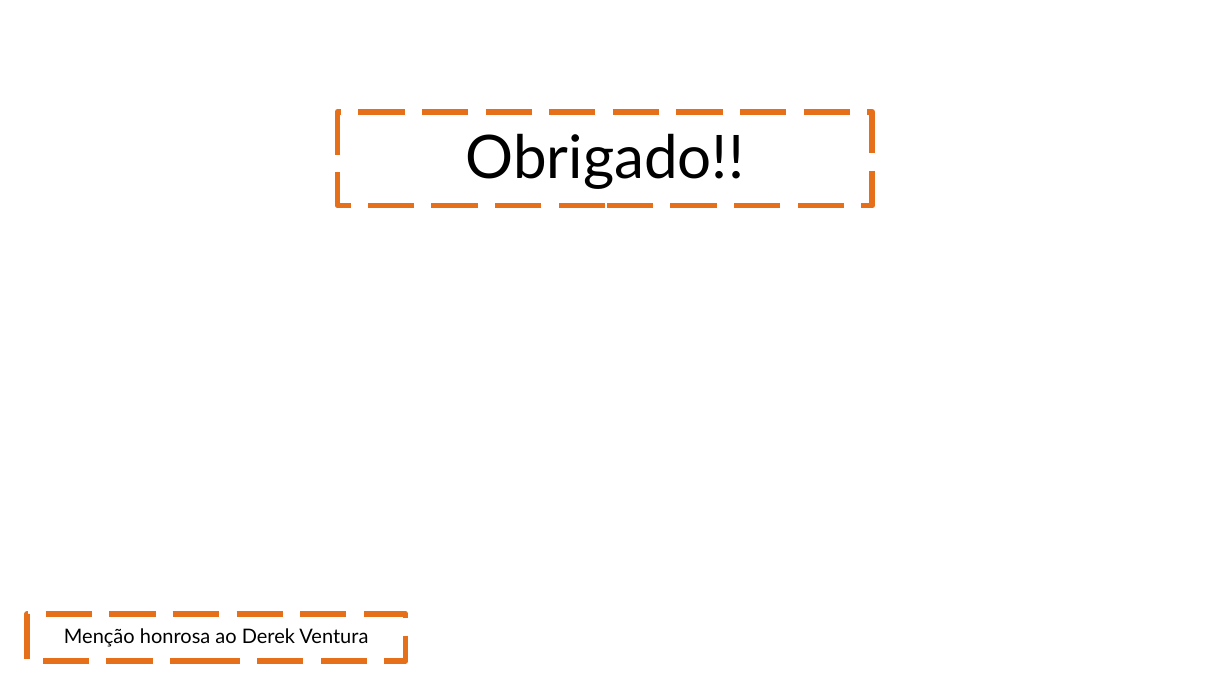
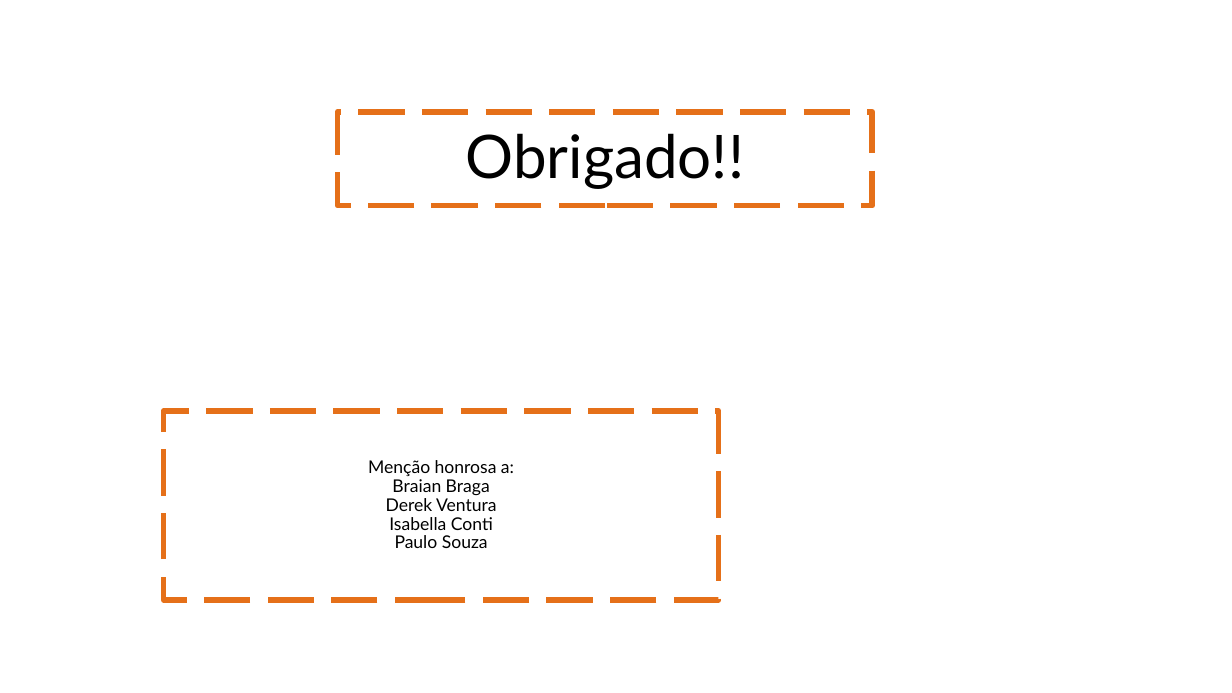
Before and after one commit to diegozn/busfacility, a slide deck: slide 15 of Apresentação/Sprint 2.pptx. Drawn at 1232x693 pixels with LibreOffice and Linux fonts; fonts in the diff are those of the drawing; background and template pictures are left out. Boxes give left, top, right and bottom in pixels: in the first picture for what was removed or moved away, otherwise in the second. Text is boxed around its words. In the diff, an @@ line names an element or a change of style, - is before the commit and + after.

Commit message:
Slide Sprint 2v2.2

```diff
--- a/Apresentação/Sprint 2.pptx
+++ b/Apresentação/Sprint 2.pptx
@@ rectangle "Menção honrosa a:": place and size @@
-rectangle "Menção honrosa a:" at box(27, 614, 406, 661)
+rectangle "Menção honrosa a:" at box(164, 411, 719, 600)
@@ text in rectangle at box(368, 460, 514, 548): text changed; size 15.6 to 13.7 pt @@
-Menção honrosa ao Derek Ventura
+Menção honrosa a:
+Braian Braga
+Derek Ventura
+Isabella Conti
+Paulo Souza
```
Also in this commit, not shown: 1 other file.
